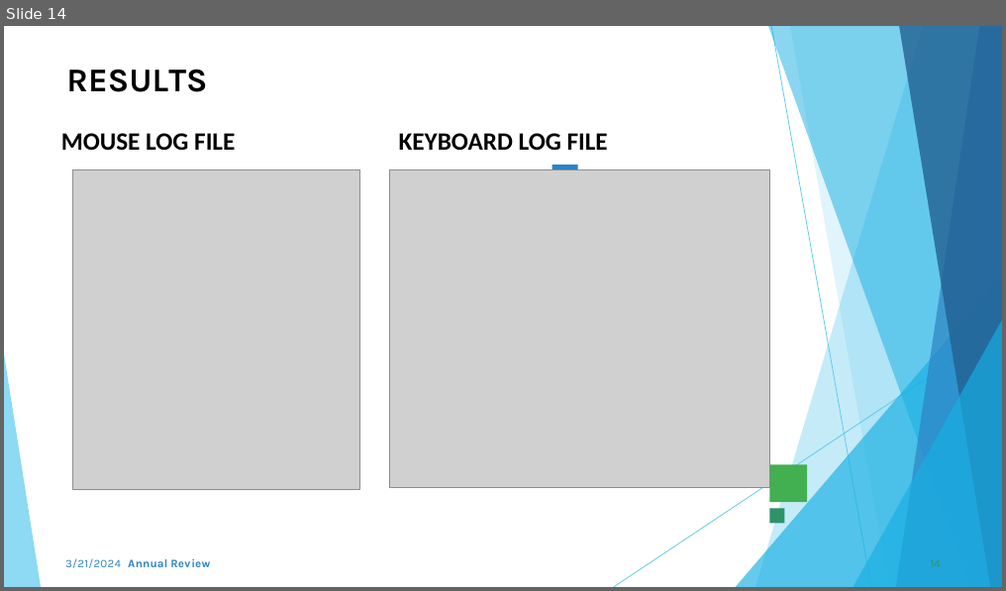
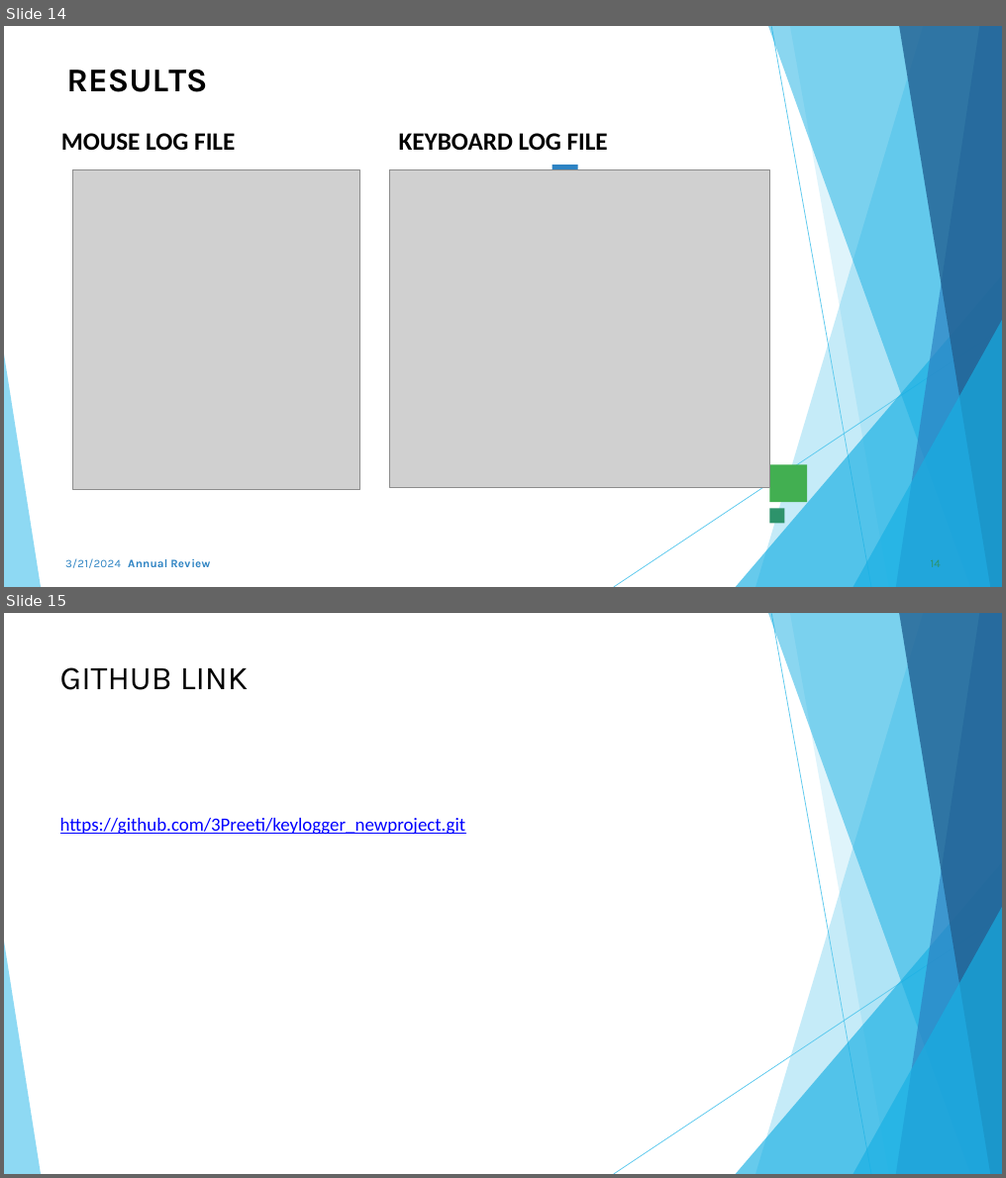
Before and after one commit to 3Preeti/keylogger_newproject, a slide deck: Template_Presentation_Students.pptx. Shown one above the other, each under a label of ours: slide 14 before the commit, slides 14 and 15 after it. The pictures are 1006x591 and 1006x1178 pixels, drawn with LibreOffice and Linux fonts; fonts in the diff are those of the drawing; grey boxes stand for pictures; background and template pictures are left out. Boxes give left, top, right and bottom in pixels: in the first picture for what was removed or moved away, otherwise in the second. Text is boxed around its words. In the diff, an @@ line names an element or a change of style, - is before the commit and + after.

```diff
--- a/Template_Presentation_Students.pptx
+++ b/Template_Presentation_Students.pptx
@@ slide 15 added at <box>4,613,1002,1174</box>, background #FFFFFF; not listed: 10 template elements that a slide beside it also shows @@
@@ title added at <box>60,667,249,690</box>, 32 pt, text #000000 @@
+GITHUB LINK
@@ subtitle added at <box>60,818,465,835</box>, 18 pt, text #0000FF, underline @@
+https://github.com/3Preeti/keylogger_newproject.git
```
